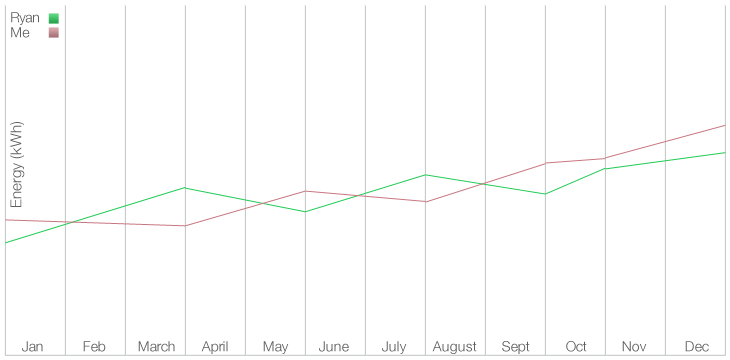
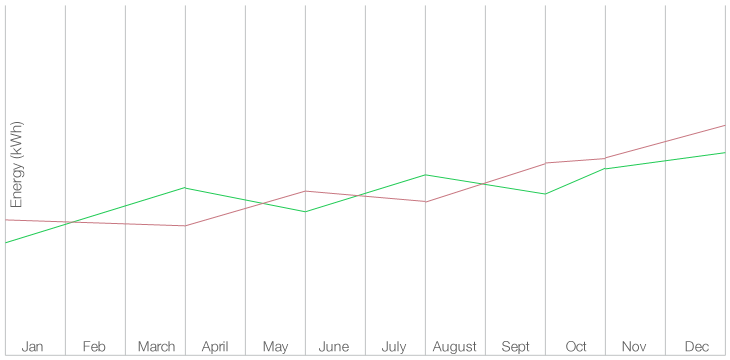
Comparing the layer stacks of the two 730×360 images. Changes:
hid "Ryan" over [11, 12, 39, 25]
hid "Shape 27" over [48, 13, 59, 24]
hid "Me" over [11, 27, 30, 38]
hid "Shape 27 copy" over [48, 27, 59, 38]
